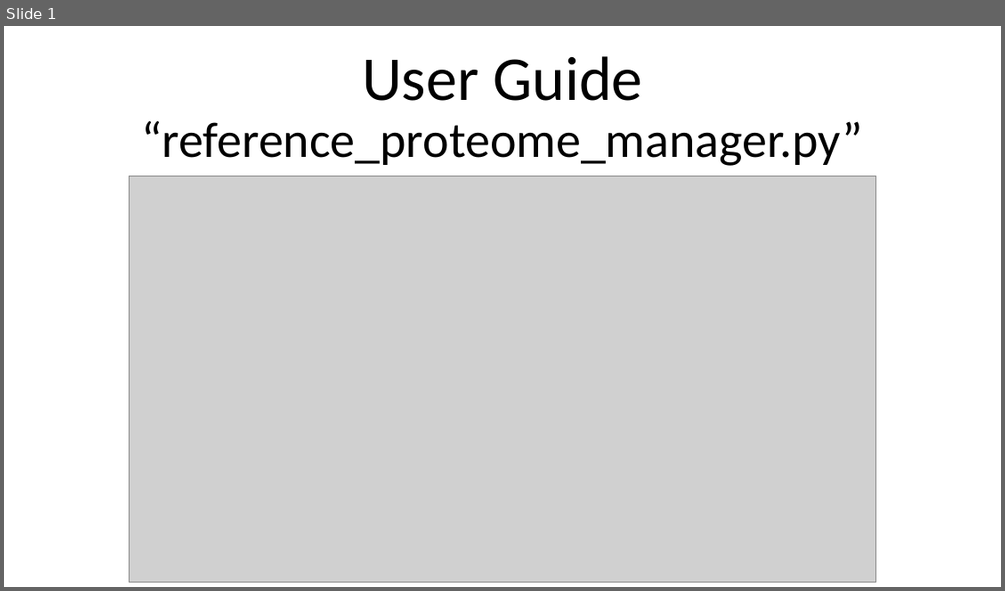
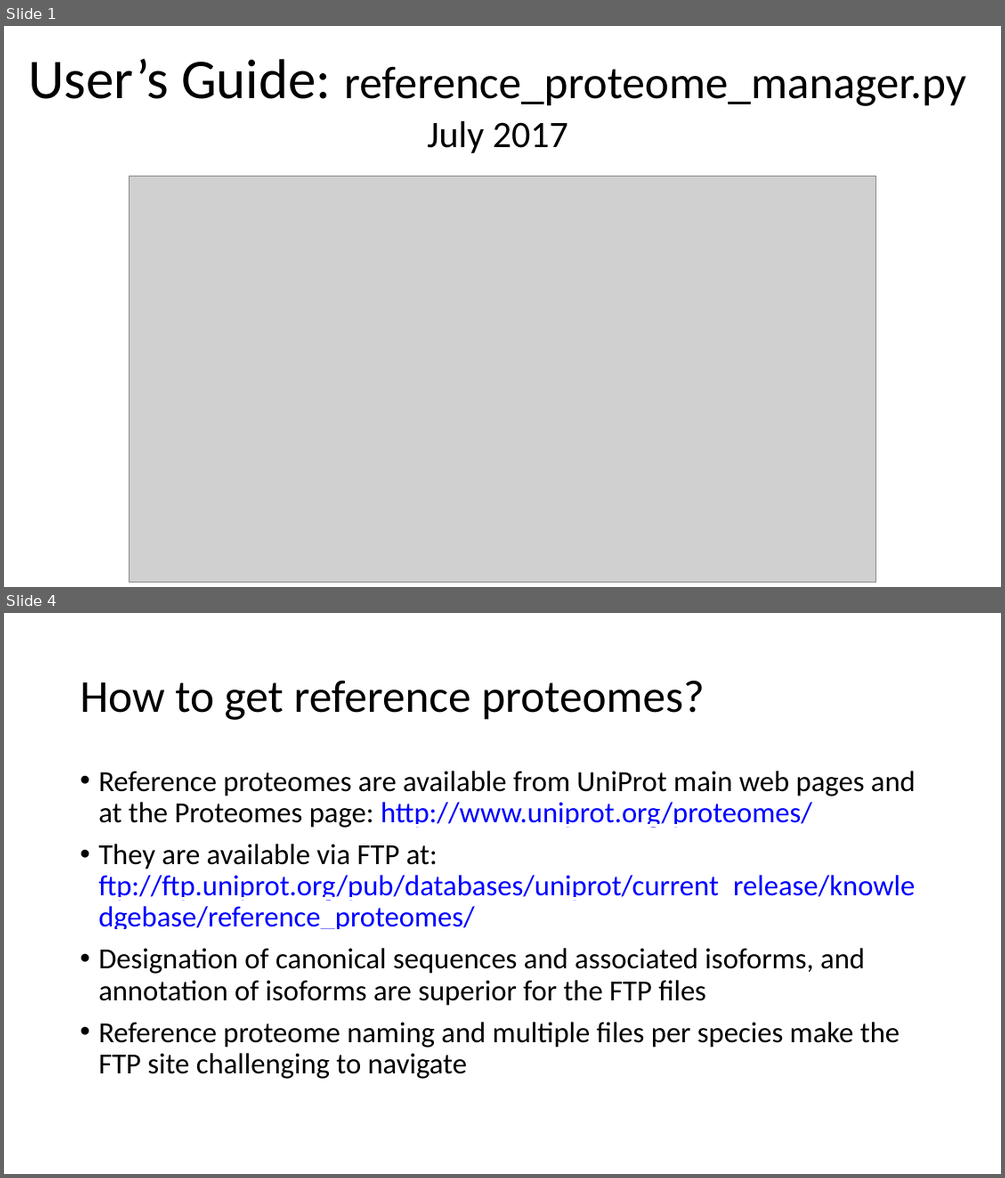
Before and after one commit to lily-liang12/Reference_Proteome_Manager, a slide deck: User Guide.pptx. Shown one above the other, each under a label of ours: slide 1 before the commit, slides 1 and 4 after it; the slides between them are not shown. The pictures are 1005x591 and 1005x1178 pixels, drawn with LibreOffice and Linux fonts; fonts in the diff are those of the drawing; grey boxes stand for pictures. Boxes give left, top, right and bottom in pixels: in the first picture for what was removed or moved away, otherwise in the second. Text is boxed around its words. In the diff, an @@ line names an element or a change of style, - is before the commit and + after.

Commit message:
Added additional database options

```diff
--- a/User Guide.pptx
+++ b/User Guide.pptx
@@ slide 4 added at [4, 613, 1001, 1174], background #FFFFFF @@
@@ text added at [80, 681, 704, 720], 44 pt, text #000000 @@
+How to get reference proteomes?
@@ text added at [98, 771, 915, 1078], 28 pt, text #000000 @@
+• Reference proteomes are available from UniProt main web pages and at the Proteomes page: http://www.uniprot.org/proteomes/
+• They are available via FTP at: ftp://ftp.uniprot.org/pub/databases/uniprot/current_release/knowledgebase/reference_proteomes/
+• Designation of canonical sequences and associated isoforms, and annotation of isoforms are superior for the FTP files
+• Reference proteome naming and multiple files per species make the FTP site challenging to navigate
@@ slide 1 changed as well @@
@@ text at [28, 58, 966, 153]: text changed; size 48 to 44 pt @@
-User Guide
-“reference_proteome_manager.py”
+User’s Guide: reference_proteome_manager.py
+July 2017
```
Also in this commit, not shown: 7 other slides changed, 4 other slides added, 2 other files.
